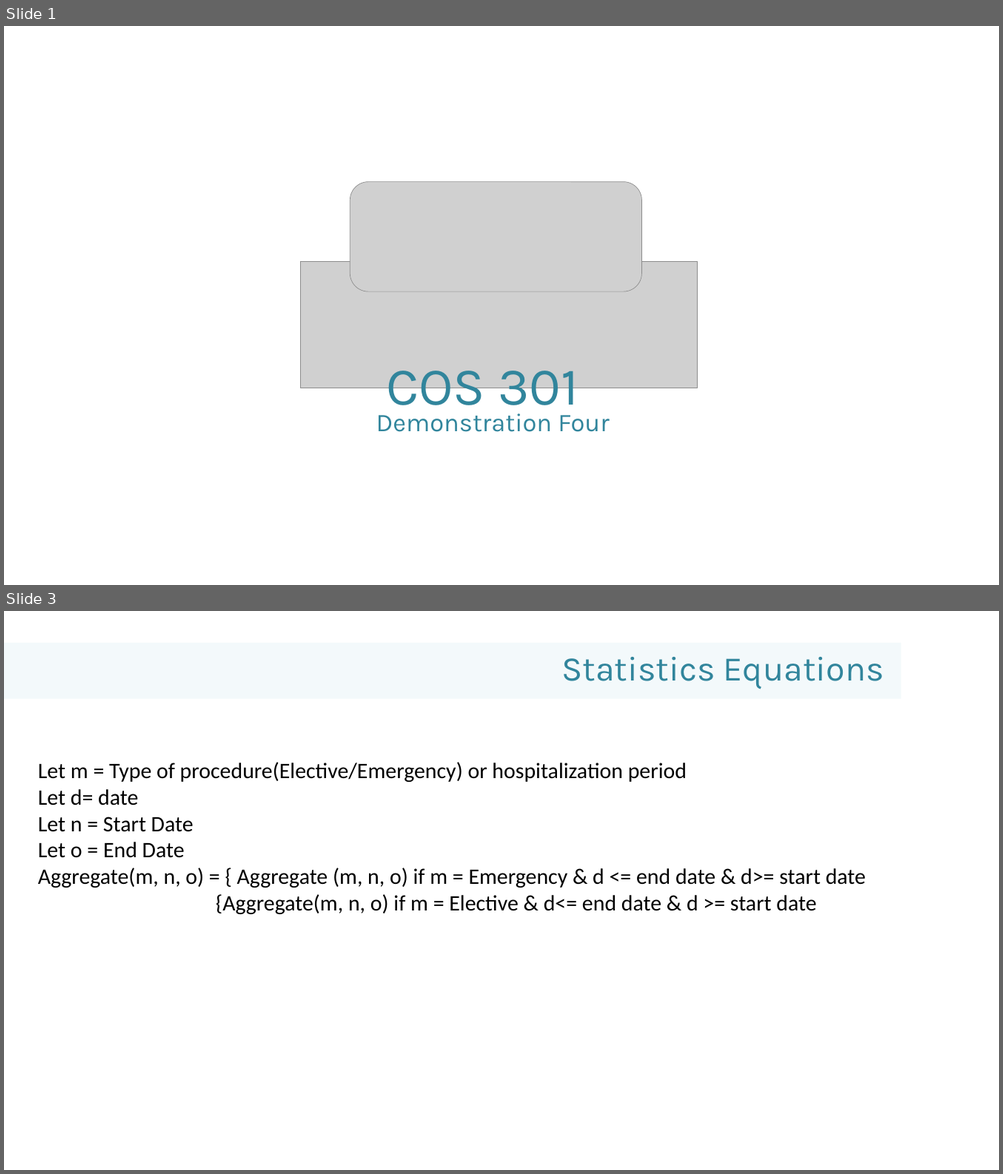
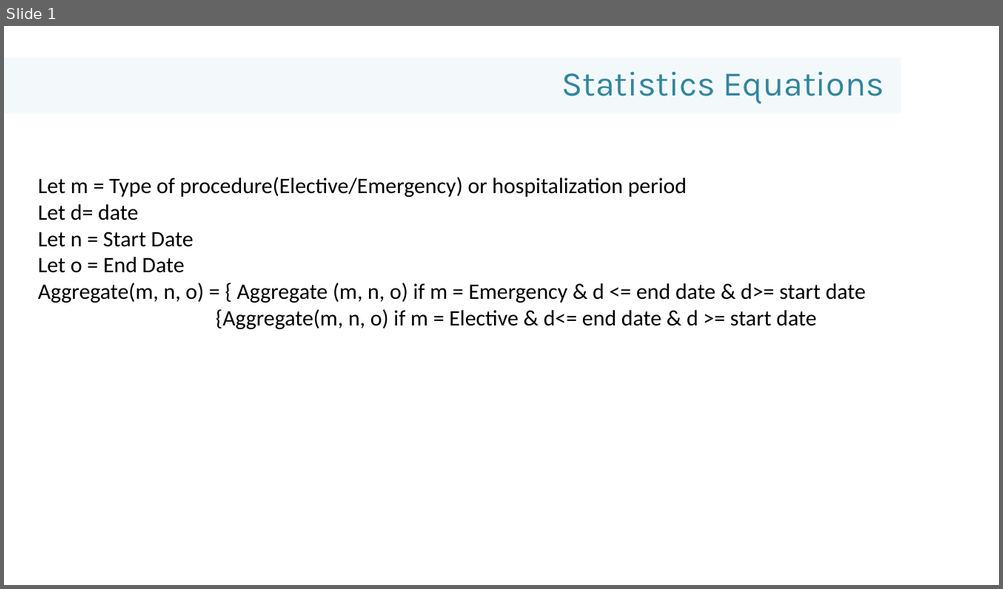
Before and after one commit to Pentec/Final-Year-Main_Project, a slide deck: Documentation/Presentations/Presentation4.pptx. Shown one above the other, each under a label of ours: slides 1 and 3 before the commit, slide 1 after it; the slides between them are not shown. The pictures are 1003x1174 and 1003x589 pixels, drawn with LibreOffice and Linux fonts; fonts in the diff are those of the drawing; grey boxes stand for pictures; background and template pictures are left out. Boxes give left, top, right and bottom in pixels: in the first picture for what was removed or moved away, otherwise in the second. Text is boxed around its words. In the diff, an @@ line names an element or a change of style, - is before the commit and + after.

```diff
--- a/Documentation/Presentations/Presentation4.pptx
+++ b/Documentation/Presentations/Presentation4.pptx
@@ slide 1 removed at (4, 26, 999, 585), background picture (left out) @@
@@ picture removed at (350, 182, 642, 292) @@
@@ picture removed at (301, 262, 697, 388) @@
@@ text removed at (386, 371, 578, 417) @@
-COS 301
@@ text removed at (376, 414, 609, 432) @@
-Demonstration Four
@@ what was slide 3 is now slide 1 @@
```
Also in this commit, not shown: 12 slides added, 2 other slides removed, 1 other file.
